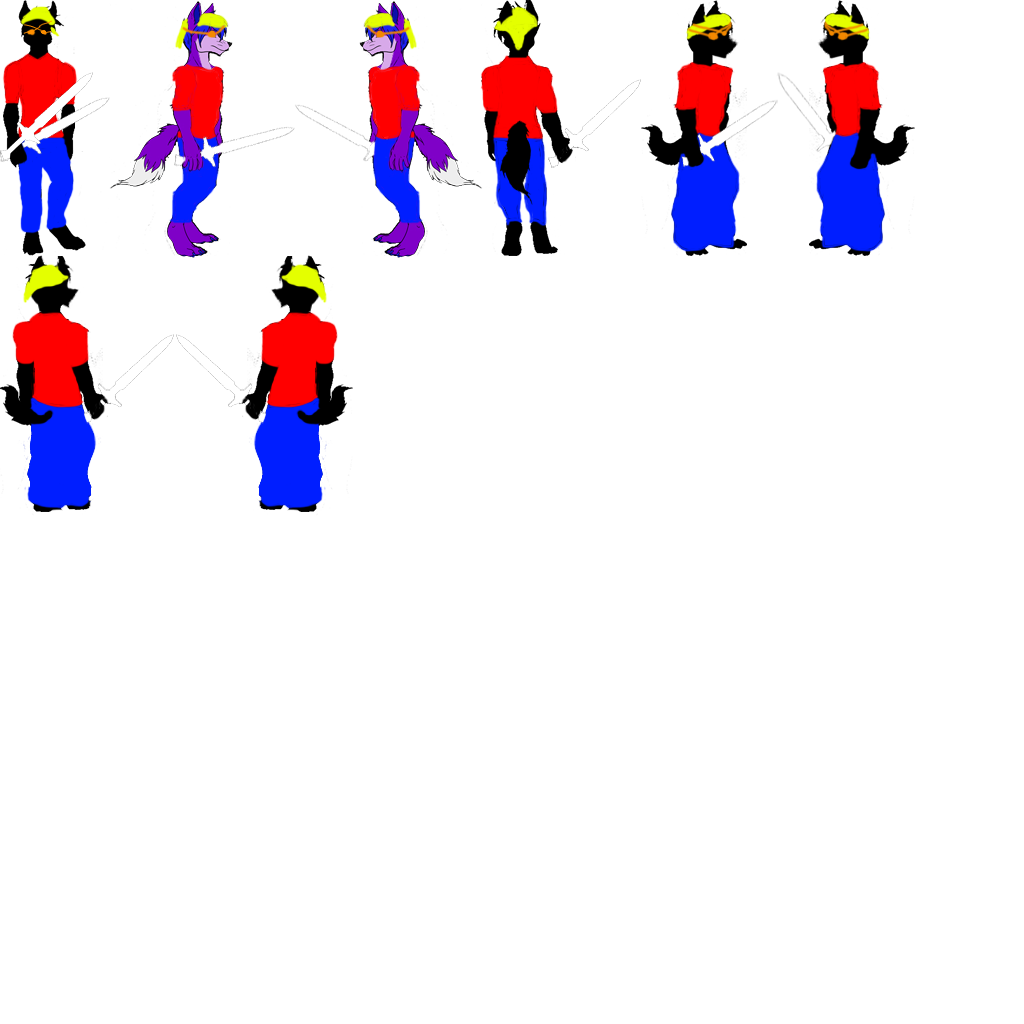
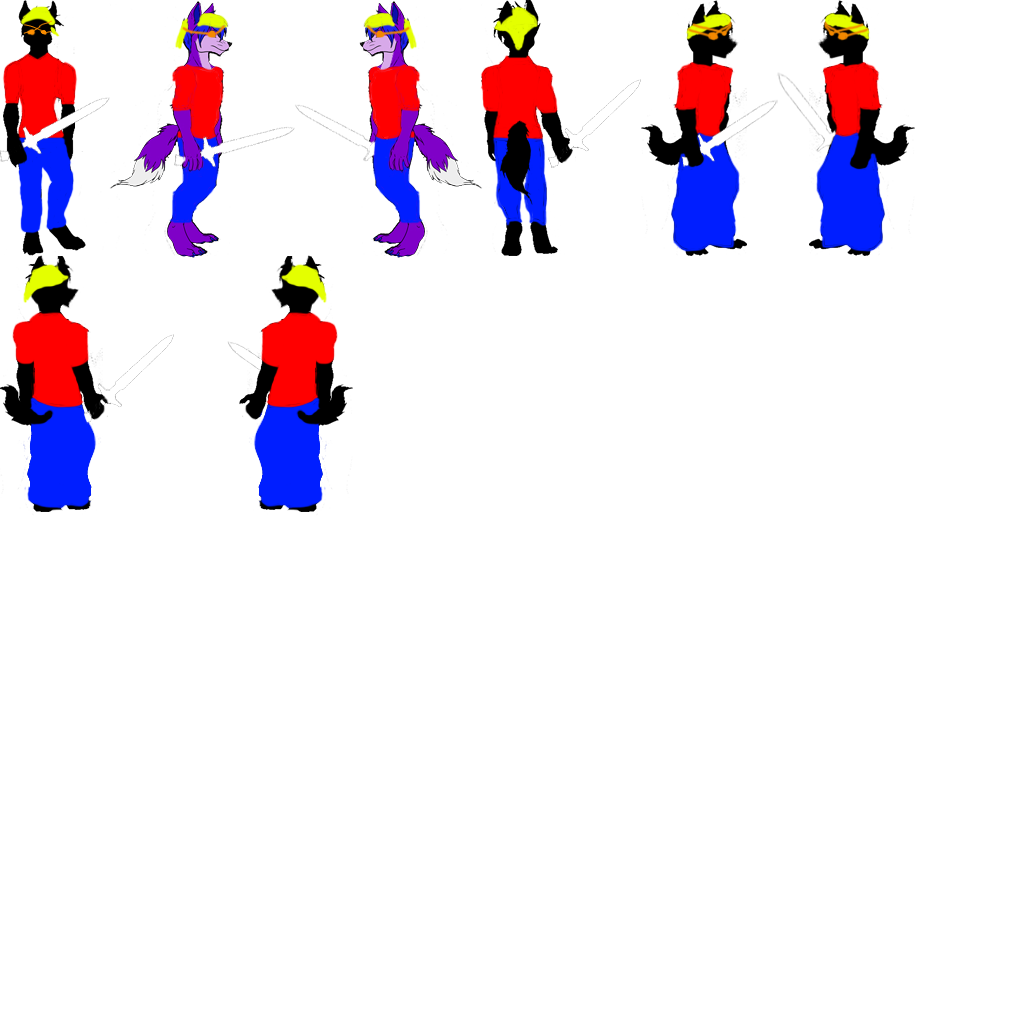
Revision of a layered 1024 × 1024 image; what changed, layer by layer:
hid "Layer 2 copy 2" over <box>0,72,93,161</box>
hid "Hilt" (1st of 8, in "Group 3 copy 3"), painted on it over <box>228,384,267,424</box>
painted on "Sword" (1st of 8, in "Group 3 copy 3") over <box>176,334,267,423</box>
